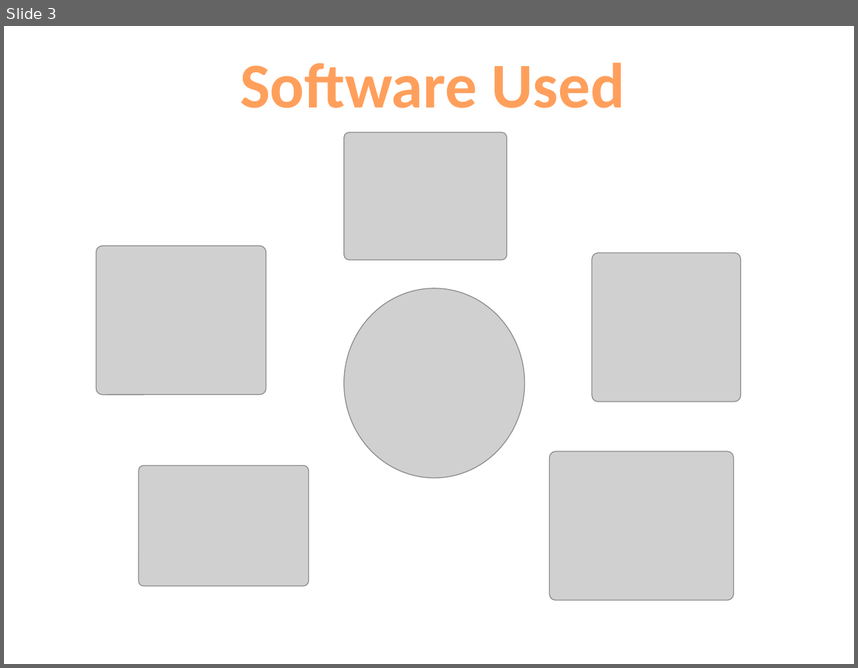
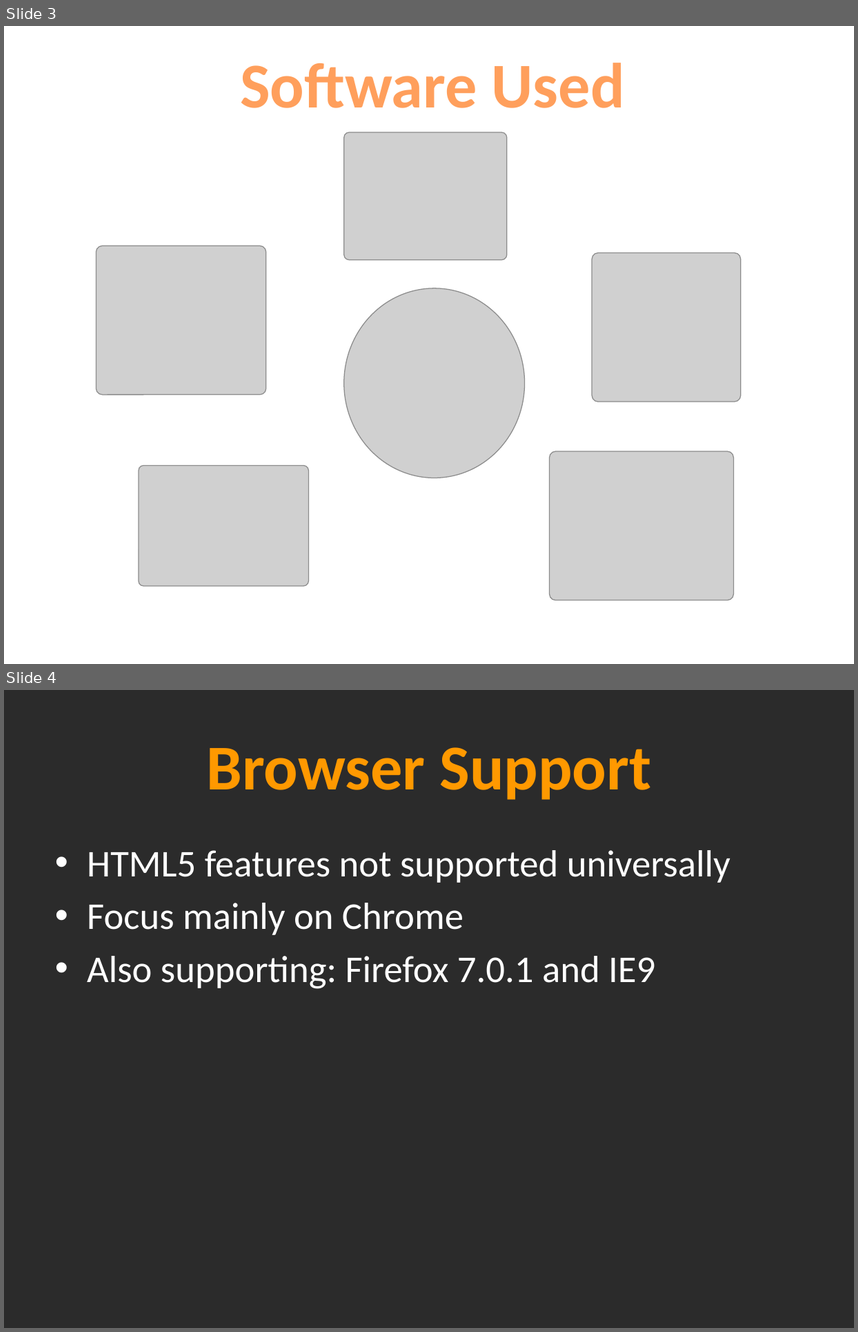
Before and after one commit to charlesmadere/Jiminy-Cricket, a slide deck: documents/Prototype Presentation.pptx. Shown one above the other, each under a label of ours: slide 3 before the commit, slides 3 and 4 after it. The pictures are 858x668 and 858x1332 pixels, drawn with LibreOffice and Linux fonts; fonts in the diff are those of the drawing; grey boxes stand for pictures; background and template pictures are left out; a plain dark background stands for a picture behind light text. Boxes give left, top, right and bottom in pixels: in the first picture for what was removed or moved away, otherwise in the second. Text is boxed around its words. In the diff, an @@ line names an element or a change of style, - is before the commit and + after.

Commit message:
Added a browser support page for Joseph :P

```diff
--- a/documents/Prototype Presentation.pptx
+++ b/documents/Prototype Presentation.pptx
@@ slide 4 added at [4, 690, 854, 1328], background picture (left out) @@
@@ title added at [206, 747, 651, 800], 54 pt, text #FF9900, bold @@
+Browser Support
@@ text added at [87, 850, 731, 989], 32 pt, text #FFFFFF @@
+• HTML5 features not supported universally
+• Focus mainly on Chrome
+• Also supporting: Firefox 7.0.1 and IE9
```
Also in this commit, not shown: 3 slides changed.
